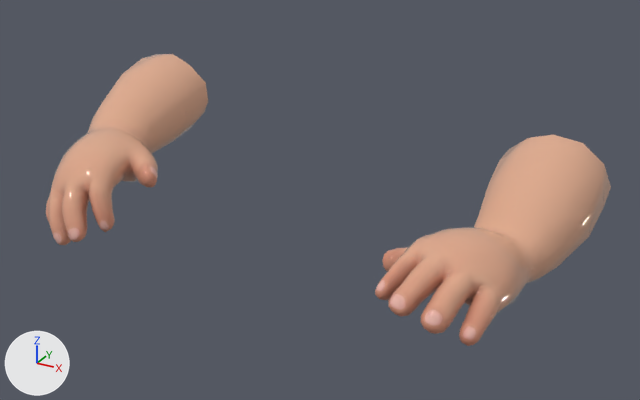
An edit to the FBX model Fur-Fury/Assets/Objects/Bebe.fbx, drawn before and after from the same camera.
One viewpoint serves both versions: a camera (50 mm lens) standing at (0.792, -1.331, 0.491) and looking at (0.05, 0.018, -0.184). The axes (+X, +Y, +Z) are drawn at lower left. The lights are the same throughout. Both versions are drawn at frame 100 of the action 'rig|Bebe_iddle'; the numbers are the values there.
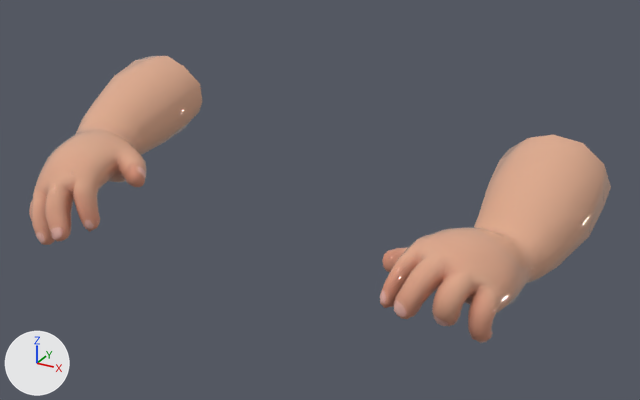
What differs and where, as boxes (x1, y1, x2, y2) in the pictures (640 x 400 px):
'Plane', posed: before (46, 54, 611, 346); after (29, 56, 611, 343)
bone 'DEF-upper_arm.R', root to tip: before (295, 69) to (242, 77); after (295, 69) to (240, 77)
bone 'DEF-forearm.R', root to tip: before (185, 86) to (152, 109); after (180, 86) to (144, 110)
bone 'DEF-hand.R', root to tip: before (117, 134) to (91, 172); after (106, 136) to (77, 173)
bone 'DEF-f_index.02.R.001', root to tip: before (406, 266) to (391, 282); after (406, 266) to (393, 286)
bone 'DEF-f_index.03.R.001', root to tip: before (391, 282) to (379, 297); after (393, 286) to (386, 305)
bone 'DEF-f_middle.02.R.001', root to tip: before (421, 277) to (406, 294); after (421, 277) to (408, 297)
bone 'DEF-f_middle.03.R.001', root to tip: before (406, 294) to (395, 308); after (408, 297) to (401, 310)
bone 'DEF-f_ring.02.R.001', root to tip: before (449, 291) to (440, 303); after (449, 291) to (442, 306)
bone 'DEF-f_ring.03.R.001', root to tip: before (440, 303) to (427, 324); after (442, 306) to (440, 318)
bone 'DEF-f_pinky.02.R.001', root to tip: before (483, 311) to (474, 329); after (483, 311) to (481, 330)
bone 'DEF-f_pinky.03.R.001', root to tip: before (474, 329) to (469, 339); after (481, 330) to (485, 331)

The change in detail:
Bone 'DEF-upper_arm.R' (bone_def_upper_arm_r) is rescaled from (1.01, 0.99, 1.01) to (0.99, 1.03, 0.99).
Bone 'DEF-forearm.R' (bone_def_forearm_r) is rescaled from (1.0, 0.99, 1.01) to (0.99, 1.01, 0.99).
Bone 'DEF-hand.R' (bone_def_hand_r) is rescaled from (0.99, 1.01, 0.99) to (1.02, 0.97, 1.02).
Bone 'DEF-f_index.02.R.001' (bone_def_f_index_02_r_001) turns from (0, 0, 0) to (18, 0, 0) degrees about its own x, y and z.
Bone 'DEF-f_index.03.R.001' (bone_def_f_index_03_r_001) turns from (0, 0, 0) to (18, 0, 0) degrees about its own x, y and z.
Bone 'DEF-f_middle.02.R.001' (bone_def_f_middle_02_r_001) turns from (0, 0, 0) to (22, 0, 0) degrees about its own x, y and z.
Bone 'DEF-f_middle.03.R.001' (bone_def_f_middle_03_r_001) turns from (0, 0, 0) to (22, 0, 0) degrees about its own x, y and z.
Bone 'DEF-f_ring.02.R.001' (bone_def_f_ring_02_r_001) turns from (0, 0, 0) to (39, 0, 0) degrees about its own x, y and z.
Bone 'DEF-f_ring.03.R.001' (bone_def_f_ring_03_r_001) turns from (0, 0, 0) to (39, 0, 0) degrees about its own x, y and z.
Bone 'DEF-f_pinky.02.R.001' (bone_def_f_pinky_02_r_001) turns from (0, 0, 0) to (56, 0, 0) degrees about its own x, y and z.
Bone 'DEF-f_pinky.03.R.001' (bone_def_f_pinky_03_r_001) turns from (0, 0, 0) to (56, 0, 0) degrees about its own x, y and z.
